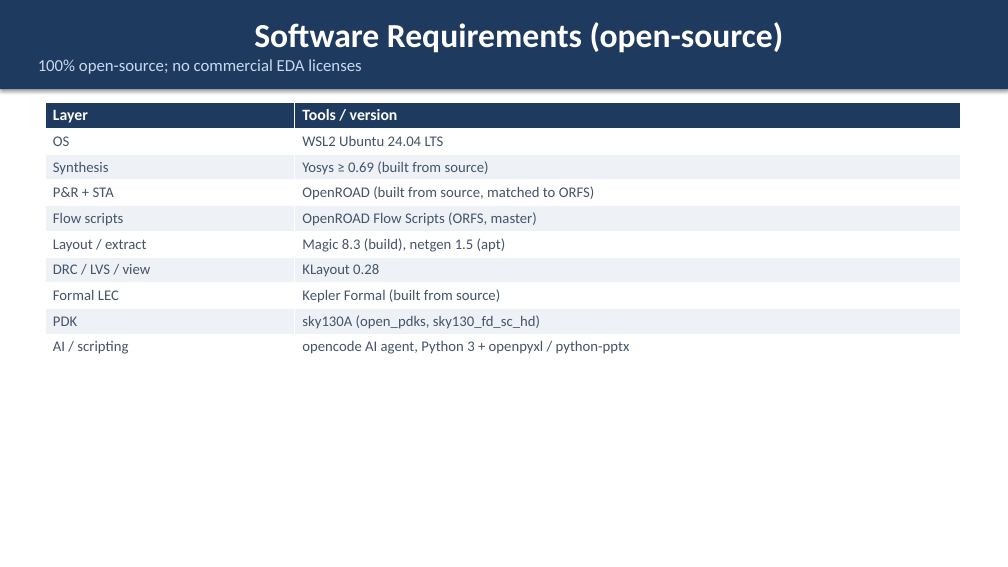
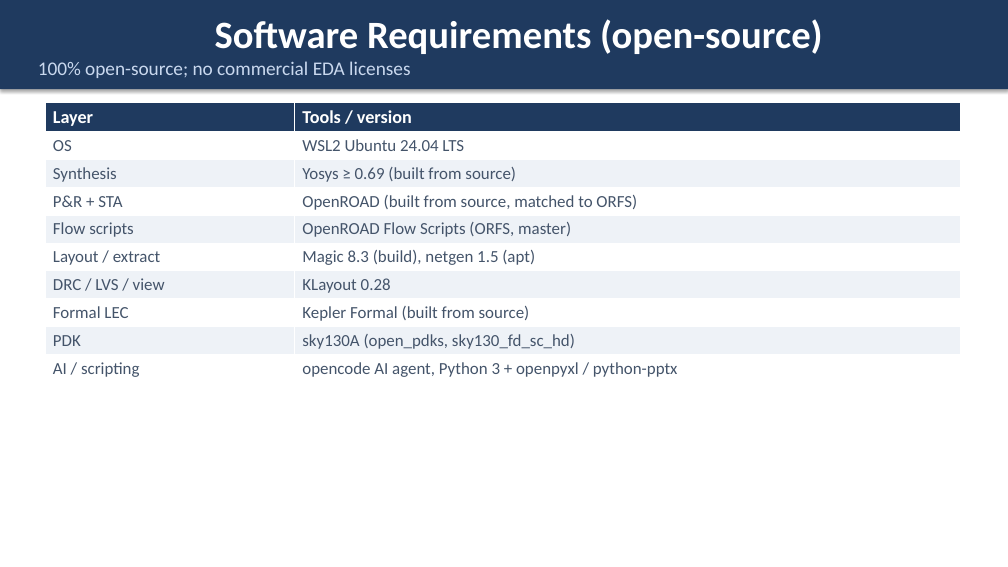
Before and after one commit to wuhannus/lunarch, a slide deck: slide 16 of flow/LUNARCH_AI_Driven_Chip_Design.pptx. Drawn at 1008x567 pixels with LibreOffice and Linux fonts; fonts in the diff are those of the drawing. Boxes give left, top, right and bottom in pixels: in the first picture for what was removed or moved away, otherwise in the second. Text is boxed around its words. In the diff, an @@ line names an element or a change of style, - is before the commit and + after.

```diff
--- a/flow/LUNARCH_AI_Driven_Chip_Design.pptx
+++ b/flow/LUNARCH_AI_Driven_Chip_Design.pptx
@@ rectangle "Software Requirements (open-source)" at <box>0,0,1008,89</box>: size 32 to 36.8 pt in "Software Requirements (open-source)"; size 16 to 18.4 pt in "100% open-source; no commercial EDA licenses" @@
@@ table at <box>45,102,960,381</box> @@
@@ size 15 to 17.2 pt in "Layer", "Tools / version" @@
@@ size 14 to 16.1 pt @@
```
Also in this commit, not shown: 18 other slides changed, 1 slide added, 1 other file.
